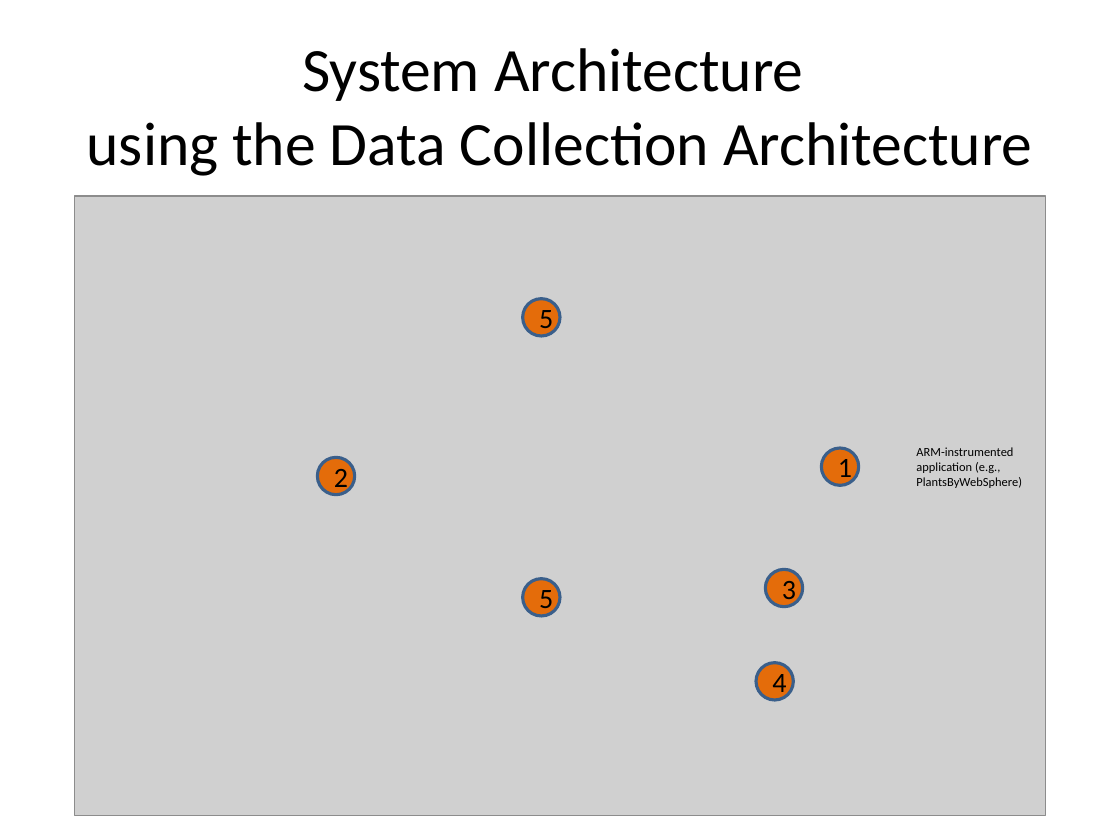
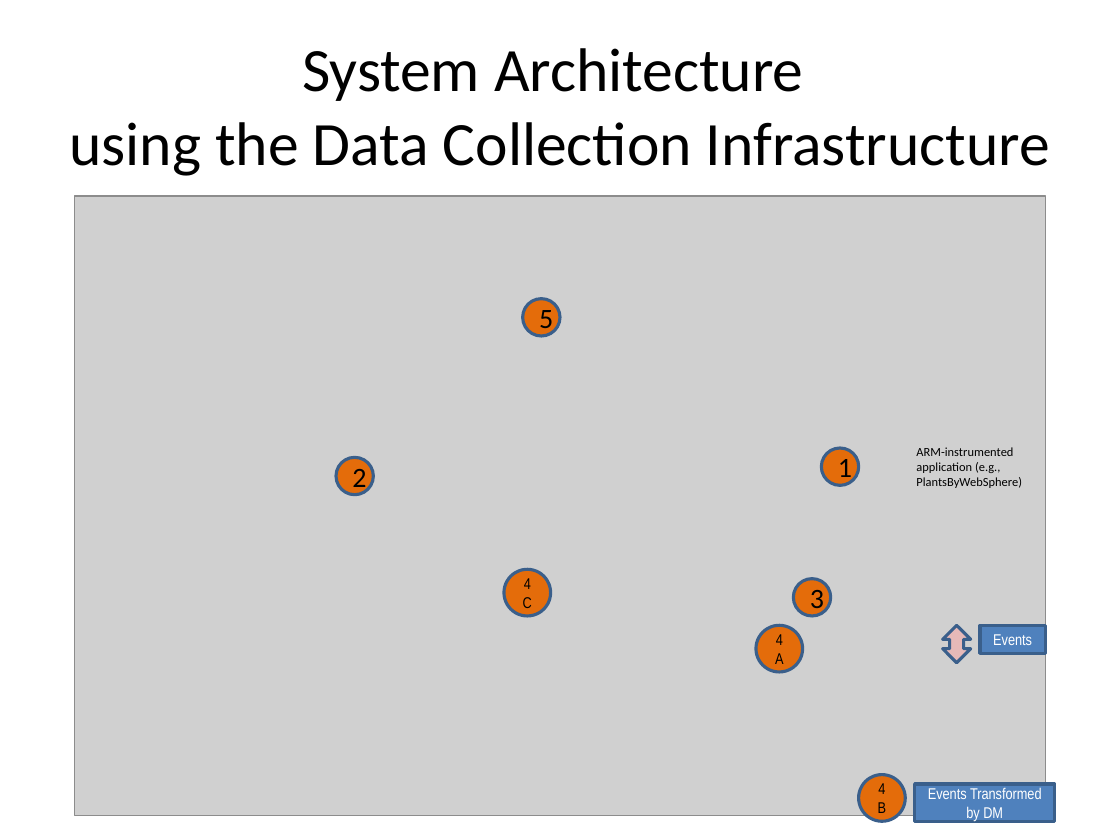
Before and after one commit to wsgan001/asegrp, a slide deck: slide 10 of papers/DRCPA/docs/PerfTest - Application Monitoring.pptx (slide 24 before the commit). Drawn at 1120x840 pixels with LibreOffice and Linux fonts; fonts in the diff are those of the drawing; grey boxes stand for pictures. Boxes give left, top, right and bottom in pixels: in the first picture for what was removed or moved away, otherwise in the second. Text is boxed around its words. In the diff, an @@ line names an element or a change of style, - is before the commit and + after.

```diff
--- a/papers/DRCPA/docs/PerfTest - Application Monitoring.pptx
+++ b/papers/DRCPA/docs/PerfTest - Application Monitoring.pptx
@@ title at <box>69,48,1050,176</box>: text changed @@
-System Architecture
-using the Data Collection Architecture
+System Architecture
+using the Data Collection Infrastructure
@@ ellipse "2": place and size @@
-ellipse "2" at <box>317,457,354,494</box>
+ellipse "2" at <box>336,457,373,494</box>
@@ ellipse "4C": place and size @@
-ellipse "4C" at <box>523,579,560,616</box>
+ellipse "4C" at <box>504,569,551,616</box>
@@ text in ellipse at <box>539,590,553,615</box>: text changed; size 18 to 10 pt; font Calibri to Arial Narrow @@
-5
+4C
@@ ellipse "3": place and size @@
-ellipse "3" at <box>765,569,802,606</box>
+ellipse "3" at <box>793,579,830,616</box>
@@ ellipse "4A": place and size @@
-ellipse "4A" at <box>756,663,793,700</box>
+ellipse "4A" at <box>756,625,803,672</box>
@@ up down arrow added at <box>943,625,971,662</box>, fill #E6B9B8, outline #3A5F8C 2 pt @@
@@ rectangle added at <box>980,625,1045,653</box>, fill #4F81BD, outline #3A5F8C 2 pt, 10 pt, text #FFFFFF @@
+Events
@@ text in ellipse at <box>772,674,786,699</box>: text changed; size 18 to 10 pt; font Calibri to Arial Narrow @@
-4
+4A
@@ ellipse added at <box>859,775,906,822</box>, fill #E46C0A, outline #3A5F8C 2 pt, 10 pt, text #000000 @@
+4B
@@ rectangle added at <box>915,784,1055,821</box>, fill #4F81BD, outline #3A5F8C 2 pt, 10 pt, text #FFFFFF @@
+Events Transformed by DM
```
Also in this commit, not shown: 4 other slides changed, 14 slides added, 17 slides removed, 1 other file.
